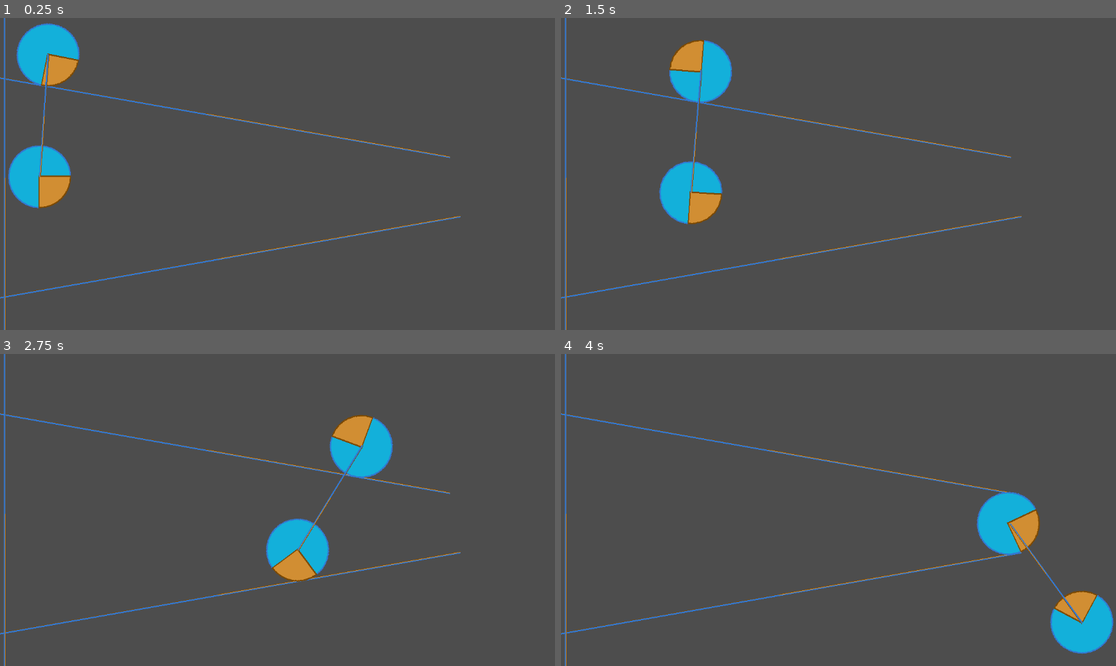
Above: before the commit, frames 1-4 (two rows, left to right).
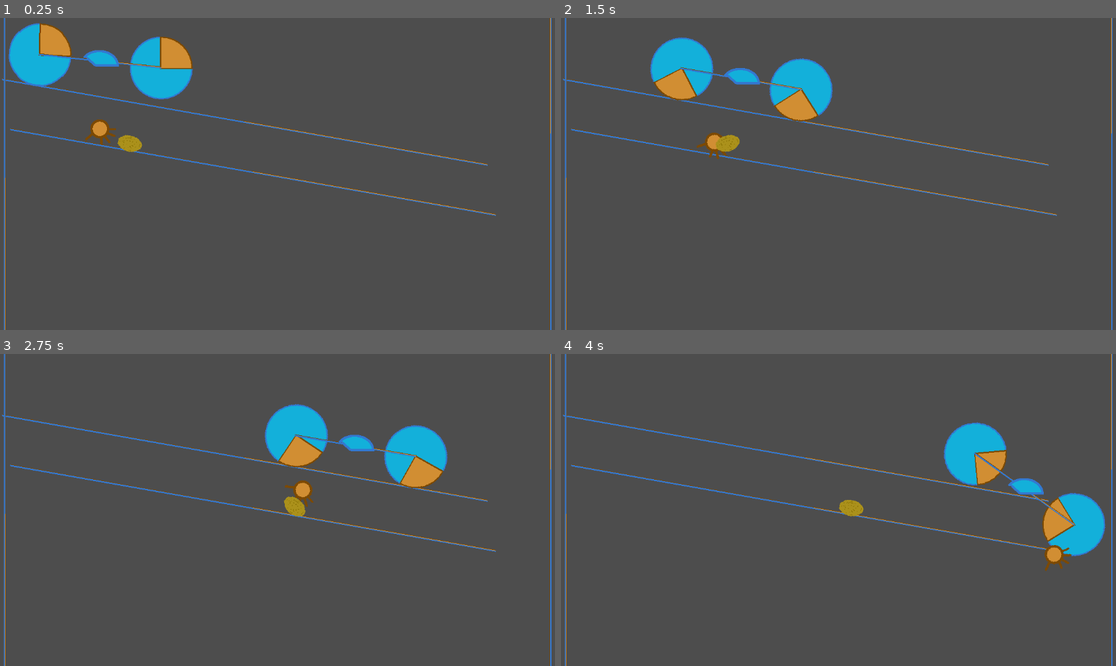
Above: after the commit, the same moments.

Repository: xaviervxz/PhysicsTestScenes
Game: Godot game, scene res://GrabbingAndDropping/car_that_carries.tscn
Same seed, same stepped clock (60 frames per second), same inputs: the game is played once before the commit and once after it. Before the commit the project starts from res://PinJoint2D/axle_drop.tscn.
Inputs:
- Up to frame 1 (0.25 s): no input
- Up to frame 2 (1.5 s): no input
- Up to frame 3 (2.75 s): no input
- Up to frame 4 (4 s): no input

The runs differ from the first frame. In frame 1, 8.2% of the frame differs, in the area x 0-100%, y 0-100%; in frame 2, 8.8%; in frame 3, 9.8%; in frame 4, 10%.

Commit message:
GRABBABLE - picks up "Grabbable" objects - Responds to triggers - drops objects - disables hand for brief time to prevent re-pickup

Diff:
--- /dev/null
+++ b/GrabbingAndDropping/car_that_carries.tscn
@@ -0,0 +1,45 @@
+[gd_scene load_steps=6 format=3 uid="uid://dde1nuoax4qbb"]
+
+[ext_resource type="PackedScene" uid="uid://cs3vf4qvsuogu" path="res://PhysicsObjects/slanted_ground.tscn" id="1_qdhut"]
+[ext_resource type="PackedScene" uid="uid://b0u1orqer0q4n" path="res://GrabbingAndDropping/grabbing_axle.tscn" id="2_jl7g0"]
+[ext_resource type="PackedScene" uid="uid://bxobvw4wu0f24" path="res://GrabbingAndDropping/grabbable/grabbable.tscn" id="3_uotrl"]
+[ext_resource type="Script" path="res://GrabbingAndDropping/trigger.gd" id="4_g6kup"]
+
+[sub_resource type="SegmentShape2D" id="SegmentShape2D_20tb0"]
+a = Vector2(500, 800)
+b = Vector2(500, 0)
+
+[node name="Playground" type="Node2D"]
+
+[node name="ground_up" parent="." instance=ExtResource("1_qdhut")]
+position = Vector2(508, 216)
+rotation = 0.174533
+scale = Vector2(4, 1)
+
+[node name="ground_down" parent="." instance=ExtResource("1_qdhut")]
+position = Vector2(525, 320)
+rotation = 0.174533
+scale = Vector2(4, 1)
+
+[node name="back_wall" parent="." instance=ExtResource("1_qdhut")]
+position = Vector2(10, 332)
+rotation = 1.5708
+scale = Vector2(4, 1)
+
+[node name="front_wall" parent="." instance=ExtResource("1_qdhut")]
+position = Vector2(1143, 240)
+rotation = -1.5708
+scale = Vector2(4, 1)
+
+[node name="Axle" parent="." instance=ExtResource("2_jl7g0")]
+position = Vector2(207, 66)
+
+[node name="Grabbable" parent="." instance=ExtResource("3_uotrl")]
+position = Vector2(267, 243)
+
+[node name="DropTrigger" type="Area2D" parent="."]
+script = ExtResource("4_g6kup")
+trigger_type = "drop_trigger"
+
+[node name="CollisionShape2D" type="CollisionShape2D" parent="DropTrigger"]
+shape = SubResource("SegmentShape2D_20tb0")
--- /dev/null
+++ b/GrabbingAndDropping/grabbable/grabbable.gd
@@ -0,0 +1,14 @@
+class_name Grabbable extends RigidBody2D
+
+@export var sprite : Sprite2D
+@export var collision : CollisionShape2D
+
+func _ready():
+	sprite = $Sprite
+	collision = $CollisionShape2D
+
+func grab():
+	collision.disabled = true
+
+func drop():
+	collision.disabled = false
--- /dev/null
+++ b/GrabbingAndDropping/grabbable/grabbable.tscn
@@ -0,0 +1,18 @@
+[gd_scene load_steps=4 format=3 uid="uid://bxobvw4wu0f24"]
+
+[ext_resource type="Script" path="res://GrabbingAndDropping/grabbable/grabbable.gd" id="1_kp6d0"]
+[ext_resource type="Texture2D" uid="uid://kcqu1q61jwqc" path="res://GrabbingAndDropping/grabbable/puddle.png" id="1_yg1ga"]
+
+[sub_resource type="CapsuleShape2D" id="CapsuleShape2D_0dy36"]
+radius = 14.0
+height = 44.0
+
+[node name="Grabbable" type="RigidBody2D"]
+script = ExtResource("1_kp6d0")
+
+[node name="Sprite" type="Sprite2D" parent="."]
+texture = ExtResource("1_yg1ga")
+
+[node name="CollisionShape2D" type="CollisionShape2D" parent="."]
+rotation = 1.5708
+shape = SubResource("CapsuleShape2D_0dy36")
--- /dev/null
+++ b/GrabbingAndDropping/grabber/arm.tscn
@@ -0,0 +1,15 @@
+[gd_scene load_steps=3 format=3 uid="uid://kd8admfp17ep"]
+
+[ext_resource type="PackedScene" uid="uid://rbupduypt43h" path="res://GrabbingAndDropping/grabber/shoulder.tscn" id="1_uqint"]
+[ext_resource type="PackedScene" uid="uid://xtsra3k368jy" path="res://GrabbingAndDropping/grabber/hand.tscn" id="2_r8ots"]
+
+[node name="Arm" type="Node2D"]
+
+[node name="Shoulder" parent="." instance=ExtResource("1_uqint")]
+
+[node name="Hand" parent="." instance=ExtResource("2_r8ots")]
+position = Vector2(19, 110)
+
+[node name="PinJoint2D" type="PinJoint2D" parent="."]
+node_a = NodePath("../Shoulder")
+node_b = NodePath("../Hand")
--- /dev/null
+++ b/GrabbingAndDropping/grabber/axle.gd
@@ -0,0 +1,11 @@
+extends Node2D
+
+
+# Called when the node enters the scene tree for the first time.
+func _ready():
+	pass # Replace with function body.
+
+
+# Called every frame. 'delta' is the elapsed time since the previous frame.
+func _process(delta):
+	pass
--- /dev/null
+++ b/GrabbingAndDropping/grabber/flattangle.tres
@@ -0,0 +1,4 @@
+[gd_resource type="RectangleShape2D" format=3 uid="uid://1s4s0nvfr6ck"]
+
+[resource]
+size = Vector2(8, 4)
--- /dev/null
+++ b/GrabbingAndDropping/grabber/hand.gd
@@ -0,0 +1,36 @@
+extends RigidBody2D
+
+func _physics_process(delta):
+	var range : Area2D = $GrabbingRange
+	var bodies = range.get_overlapping_bodies()
+	if bodies.size() > 0:
+		for body in bodies:
+			try_grab(body)
+
+	var areas = range.get_overlapping_areas()
+	if areas.size() > 0:
+		for area in areas:
+			if area is Trigger:
+				if area.trigger_type == "drop_trigger":
+					drop()
+
+
+func try_grab(body):
+	if body is Grabbable:
+		var pin : Joint2D = $Palm
+		body.grab()
+		add_child(body)
+		pin.node_b = body.get_path()
+
+func drop():
+	var pin : Joint2D = $Palm
+	var held_item = get_node(pin.node_b)
+	held_item.drop()
+	pin.node_b = "null"
+	$GrabbingRange/CollisionShape2D.disabled = true
+	$OpenHandTimer.start()
+
+
+
+func _on_open_hand_timer_timeout():
+	$GrabbingRange/CollisionShape2D.disabled = false
--- /dev/null
+++ b/GrabbingAndDropping/grabber/hand.tscn
@@ -0,0 +1,35 @@
+[gd_scene load_steps=5 format=3 uid="uid://xtsra3k368jy"]
+
+[ext_resource type="Texture2D" uid="uid://bdtv4m6f5n1ix" path="res://GrabbingAndDropping/grabber/hand.png" id="1_0rutr"]
+[ext_resource type="Script" path="res://GrabbingAndDropping/grabber/hand.gd" id="1_csfrt"]
+
+[sub_resource type="CircleShape2D" id="CircleShape2D_fvtpq"]
+radius = 5.0
+
+[sub_resource type="CircleShape2D" id="CircleShape2D_yrxrl"]
+
+[node name="Hand" type="RigidBody2D"]
+script = ExtResource("1_csfrt")
+
+[node name="Sprite" type="Sprite2D" parent="."]
+position = Vector2(3, 5)
+texture = ExtResource("1_0rutr")
+
+[node name="CollisionShape2D" type="CollisionShape2D" parent="."]
+position = Vector2(-7, -10)
+shape = SubResource("CircleShape2D_fvtpq")
+
+[node name="GrabbingRange" type="Area2D" parent="."]
+
+[node name="CollisionShape2D" type="CollisionShape2D" parent="GrabbingRange"]
+position = Vector2(1.90735e-06, 3.8147e-06)
+rotation = 1.0472
+shape = SubResource("CircleShape2D_yrxrl")
+
+[node name="Palm" type="PinJoint2D" parent="."]
+node_a = NodePath("..")
+
+[node name="OpenHandTimer" type="Timer" parent="."]
+one_shot = true
+
+[connection signal="timeout" from="OpenHandTimer" to="." method="_on_open_hand_timer_timeout"]
--- /dev/null
+++ b/GrabbingAndDropping/grabber/shoulder.tscn
@@ -0,0 +1,16 @@
+[gd_scene load_steps=3 format=3 uid="uid://rbupduypt43h"]
+
+[ext_resource type="Texture2D" uid="uid://r165aixpw4y5" path="res://GrabbingAndDropping/grabber/shoulder.png" id="1_w72jd"]
+
+[sub_resource type="CircleShape2D" id="CircleShape2D_kujbg"]
+radius = 17.0
+
+[node name="Shoulder" type="RigidBody2D"]
+lock_rotation = true
+
+[node name="Sprite" type="Sprite2D" parent="."]
+position = Vector2(1, -4)
+texture = ExtResource("1_w72jd")
+
+[node name="CollisionShape2D" type="CollisionShape2D" parent="."]
+shape = SubResource("CircleShape2D_kujbg")
--- /dev/null
+++ b/GrabbingAndDropping/grabbing_axle.tscn
@@ -0,0 +1,43 @@
+[gd_scene load_steps=6 format=3 uid="uid://b0u1orqer0q4n"]
+
+[ext_resource type="Script" path="res://GrabbingAndDropping/grabber/axle.gd" id="1_q56oe"]
+[ext_resource type="PackedScene" uid="uid://cl6pmrlq0w42u" path="res://PhysicsObjects/wheel.tscn" id="2_k1kca"]
+[ext_resource type="PackedScene" uid="uid://c3kt28blv4x55" path="res://PhysicsObjects/pole.tscn" id="3_pvtuj"]
+[ext_resource type="PackedScene" uid="uid://rbupduypt43h" path="res://GrabbingAndDropping/grabber/shoulder.tscn" id="4_8p0a8"]
+[ext_resource type="PackedScene" uid="uid://xtsra3k368jy" path="res://GrabbingAndDropping/grabber/hand.tscn" id="5_tnwsg"]
+
+[node name="Axle" type="Node2D"]
+script = ExtResource("1_q56oe")
+
+[node name="WheelTop" parent="." instance=ExtResource("2_k1kca")]
+position = Vector2(-125, 1)
+
+[node name="PinWheelTop" type="PinJoint2D" parent="WheelTop"]
+node_a = NodePath("..")
+node_b = NodePath("../../Pole")
+
+[node name="WheelBot" parent="." instance=ExtResource("2_k1kca")]
+position = Vector2(128, 1)
+
+[node name="PinWheelBot" type="PinJoint2D" parent="WheelBot"]
+position = Vector2(-1, 0)
+node_a = NodePath("..")
+node_b = NodePath("../../Pole")
+
+[node name="Pole" parent="." instance=ExtResource("3_pvtuj")]
+
+[node name="PinJoint2D" type="PinJoint2D" parent="Pole"]
+position = Vector2(0, -1)
+node_a = NodePath("../../Shoulder")
+node_b = NodePath("..")
+
+[node name="Shoulder" parent="." instance=ExtResource("4_8p0a8")]
+position = Vector2(0, -1)
+
+[node name="PinJoint2D" type="PinJoint2D" parent="Shoulder"]
+node_a = NodePath("..")
+node_b = NodePath("../../Hand")
+softness = 1.0
+
+[node name="Hand" parent="." instance=ExtResource("5_tnwsg")]
+position = Vector2(-1, 140)
--- /dev/null
+++ b/GrabbingAndDropping/trigger.gd
@@ -0,0 +1,3 @@
+class_name Trigger extends Area2D
+
+@export var trigger_type : String = "default_trigger"
--- /dev/null
+++ b/PhysicsObjects/axle.gd
@@ -0,0 +1,11 @@
+extends Node2D
+
+
+# Called when the node enters the scene tree for the first time.
+func _ready():
+	pass # Replace with function body.
+
+
+# Called every frame. 'delta' is the elapsed time since the previous frame.
+func _process(delta):
+	pass
--- a/PhysicsObjects/axle.tscn
+++ /dev/null
@@ -1,24 +0,0 @@
-[gd_scene load_steps=3 format=3 uid="uid://b0u1orqer0q4n"]
-
-[ext_resource type="PackedScene" uid="uid://cl6pmrlq0w42u" path="res://PhysicsObjects/wheel.tscn" id="1_ee4av"]
-[ext_resource type="PackedScene" uid="uid://c3kt28blv4x55" path="res://PhysicsObjects/pole.tscn" id="2_e73pg"]
-
-[node name="Axle" type="Node2D"]
-
-[node name="WheelTop" parent="." instance=ExtResource("1_ee4av")]
-position = Vector2(124, 78)
-
-[node name="PinWheelTop" type="PinJoint2D" parent="WheelTop"]
-node_a = NodePath("..")
-node_b = NodePath("../../Pole")
-
-[node name="WheelBot" parent="." instance=ExtResource("1_ee4av")]
-position = Vector2(377, 78)
-
-[node name="PinWheelBot" type="PinJoint2D" parent="WheelBot"]
-position = Vector2(-1, 0)
-node_a = NodePath("..")
-node_b = NodePath("../../Pole")
-
-[node name="Pole" parent="." instance=ExtResource("2_e73pg")]
-position = Vector2(249, 77)
--- a/PinJoint2D/axle_drop.tscn
+++ b/PinJoint2D/axle_drop.tscn
@@ -1,7 +1,7 @@
 [gd_scene load_steps=3 format=3 uid="uid://ry10dtc2ke5n"]
 
 [ext_resource type="PackedScene" uid="uid://cs3vf4qvsuogu" path="res://PhysicsObjects/slanted_ground.tscn" id="1_ar3vr"]
-[ext_resource type="PackedScene" uid="uid://b0u1orqer0q4n" path="res://PhysicsObjects/axle.tscn" id="2_d0a11"]
+[ext_resource type="PackedScene" uid="uid://b0u1orqer0q4n" path="res://GrabbingAndDropping/grabbing_axle.tscn" id="2_d0a11"]
 
 [node name="Playground" type="Node2D"]
 
--- a/PinJoint2D/rolling_axle.tscn
+++ b/PinJoint2D/rolling_axle.tscn
@@ -1,7 +1,7 @@
 [gd_scene load_steps=3 format=3 uid="uid://ew6quev7kti"]
 
 [ext_resource type="PackedScene" uid="uid://cs3vf4qvsuogu" path="res://PhysicsObjects/slanted_ground.tscn" id="1_ejv52"]
-[ext_resource type="PackedScene" uid="uid://b0u1orqer0q4n" path="res://PhysicsObjects/axle.tscn" id="2_kkuqb"]
+[ext_resource type="PackedScene" uid="uid://b0u1orqer0q4n" path="res://GrabbingAndDropping/grabbing_axle.tscn" id="2_kkuqb"]
 
 [node name="Playground" type="Node2D"]
 
--- a/project.godot
+++ b/project.godot
@@ -11,7 +11,7 @@
 [application]
 
 config/name="Physics Tests"
-run/main_scene="res://PinJoint2D/axle_drop.tscn"
+run/main_scene="res://GrabbingAndDropping/car_that_carries.tscn"
 config/features=PackedStringArray("4.1", "Forward Plus")
 config/icon="res://PhysicsObjects/wheel.png"
 
Binary file added: GrabbingAndDropping/grabbable/puddle.png
Binary file added: GrabbingAndDropping/grabber/hand.png
Binary file added: GrabbingAndDropping/grabber/shoulder.png
Not shown, added: GrabbingAndDropping/grabber/han1495.tmp
